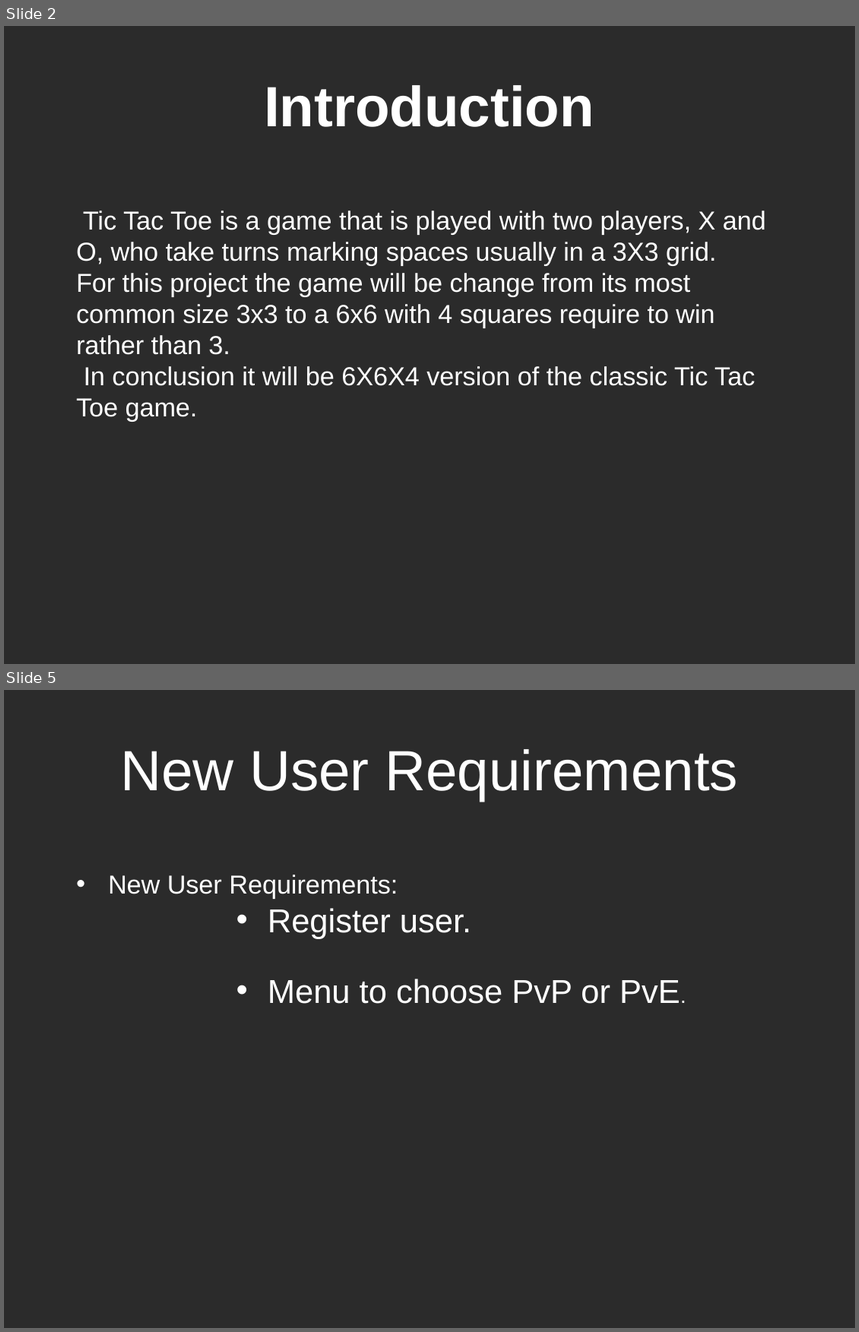
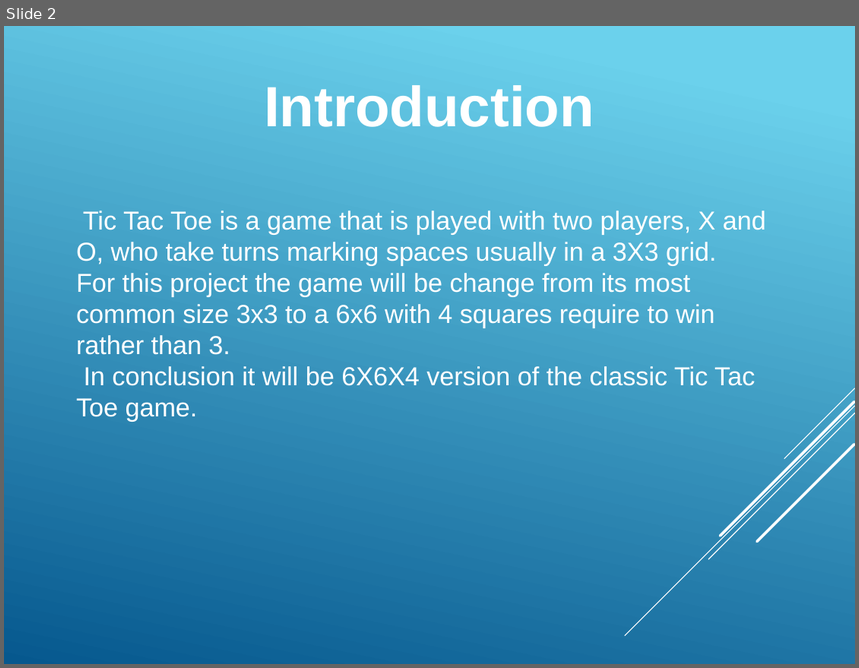
Before and after one commit to Amatarasu/A-Team, a slide deck: Power Point Presentation-bk.pptx. Shown one above the other, each under a label of ours: slides 2 and 5 before the commit, slide 2 after it; the slides between them are not shown. The pictures are 859x1332 and 859x668 pixels, drawn with LibreOffice and Linux fonts; fonts in the diff are those of the drawing; background and template pictures are left out; a plain dark background stands for a picture behind light text. Boxes give left, top, right and bottom in pixels: in the first picture for what was removed or moved away, otherwise in the second. Text is boxed around its words. In the diff, an @@ line names an element or a change of style, - is before the commit and + after.

```diff
--- a/Power Point Presentation-bk.pptx
+++ b/Power Point Presentation-bk.pptx
@@ slide 5 removed at (4, 690, 855, 1328), background picture (left out) @@
@@ text removed at (120, 749, 738, 801) @@
-New User Requirements
@@ text removed at (108, 875, 680, 1004) @@
-• New User Requirements:
-          • Register user.
-          • Menu to choose PvP or PvE.
@@ slide 2 changed as well @@
@@ background picture (left out) to gradient #6ED2EB to #06588E @@
@@ group added at (626, 389, 855, 636): 5 lines @@
```
Also in this commit, not shown: 2 other slides changed, 10 slides added, 5 other slides removed, 5 other files.
